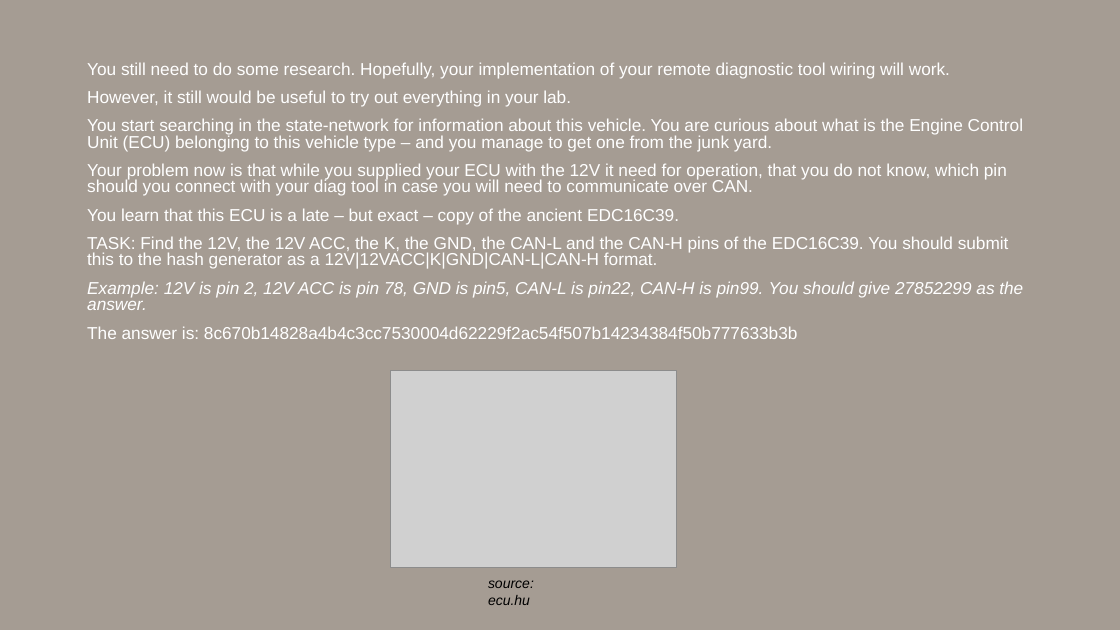
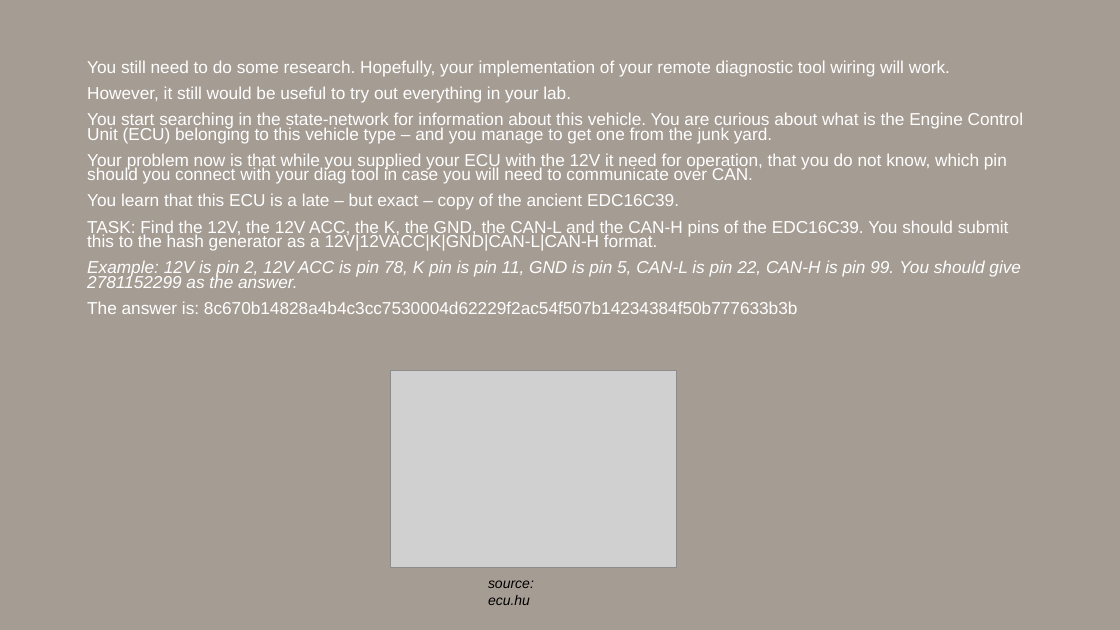
Before and after one commit to hkjanos/d1m1try_project, a slide deck: slide 11 of story/dimitry_pt1.pptx. Drawn at 1120x630 pixels with LibreOffice and Linux fonts; fonts in the diff are those of the drawing; grey boxes stand for pictures. Boxes give left, top, right and bottom in pixels: in the first picture for what was removed or moved away, otherwise in the second. Text is boxed around its words. In the diff, an @@ line names an element or a change of style, - is before the commit and + after.

```diff
--- a/story/dimitry_pt1.pptx
+++ b/story/dimitry_pt1.pptx
@@ text at box(87, 60, 1023, 314): line spacing 0.8 to 0.7 @@
@@ text at box(87, 260, 1021, 288): text changed @@
-Example: 12V is pin 2, 12V ACC is pin 78, GND is pin5, CAN-L is pin22, CAN-H is pin99. You should give 27852299 as the answer.
+Example: 12V is pin 2, 12V ACC is pin 78, K pin is pin 11, GND is pin 5, CAN-L is pin 22, CAN-H is pin 99. You should give 2781152299 as the answer.
```
Also in this commit, not shown: 2 other slides changed.
